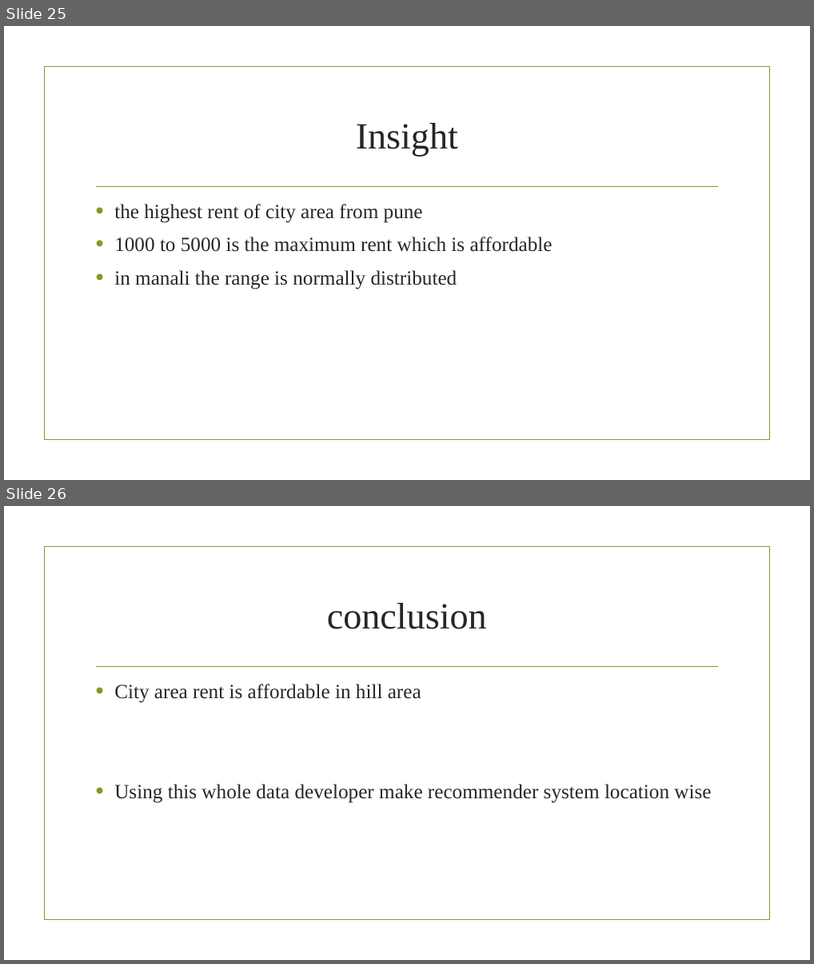
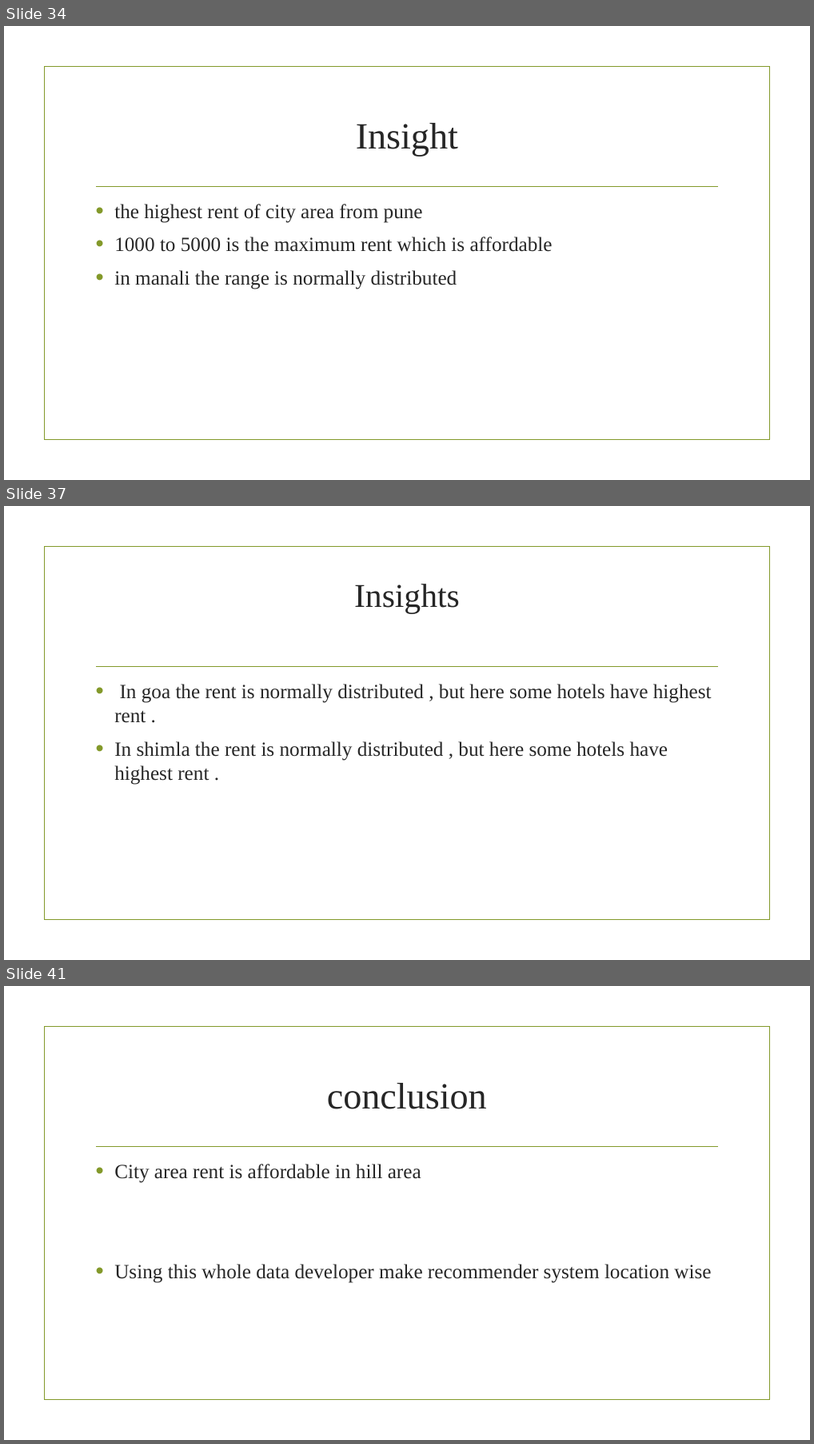
Before and after one commit to adas754/EDA, a slide deck: oyo1.pptx. Shown one above the other, each under a label of ours: slides 25 and 26 before the commit, slides 34, 37 and 41 after it; the slides between them are not shown. The pictures are 814x964 and 814x1444 pixels, drawn with LibreOffice and Linux fonts; fonts in the diff are those of the drawing; background and template pictures are left out. Boxes give left, top, right and bottom in pixels: in the first picture for what was removed or moved away, otherwise in the second. Text is boxed around its words. In the diff, an @@ line names an element or a change of style, - is before the commit and + after.

```diff
--- a/oyo1.pptx
+++ b/oyo1.pptx
@@ slide 37 added at (4, 506, 810, 960), background picture (left out); not listed: 2 template elements that a slide beside it also shows @@
@@ title added at (354, 584, 460, 614), 39.6 pt, text #262626 @@
+Insights
@@ text added at (114, 684, 712, 784), 24 pt, text #262626 @@
+• In goa the rent is normally distributed , but here some hotels have highest rent .
+• In shimla the rent is normally distributed , but here some hotels have highest rent .
@@ what was slide 25 is now slide 34 @@
@@ what was slide 26 is now slide 41 @@
```
Also in this commit, not shown: 8 slides changed, 15 other slides added.
